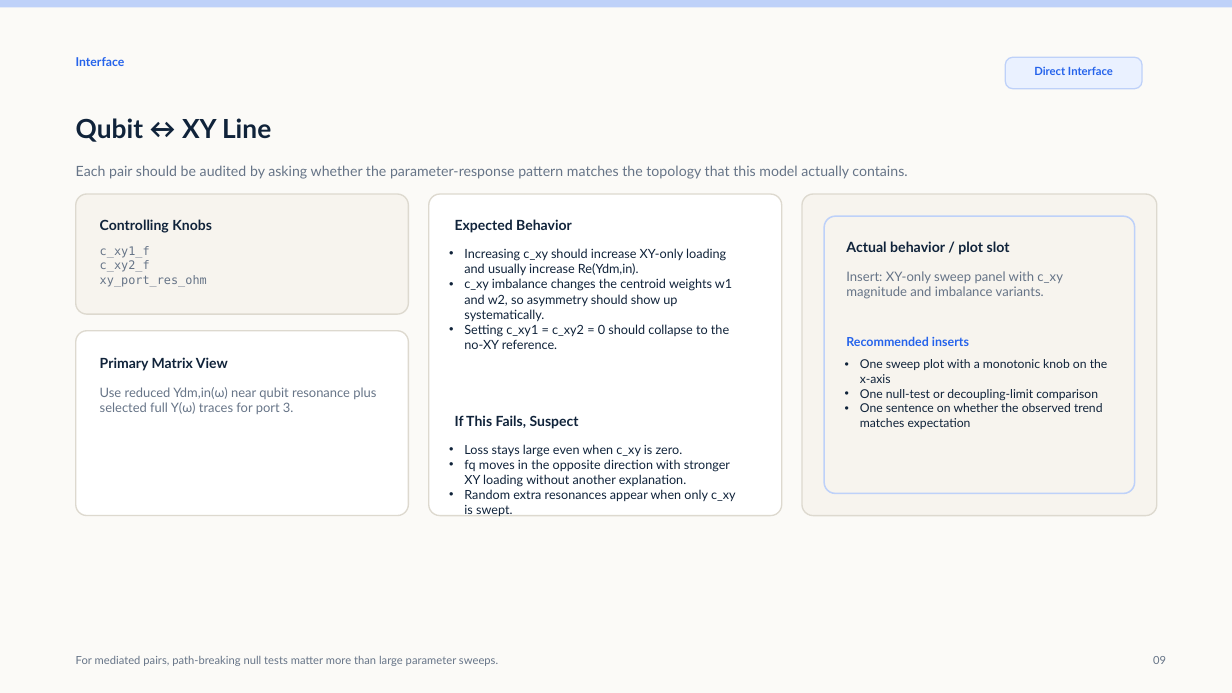
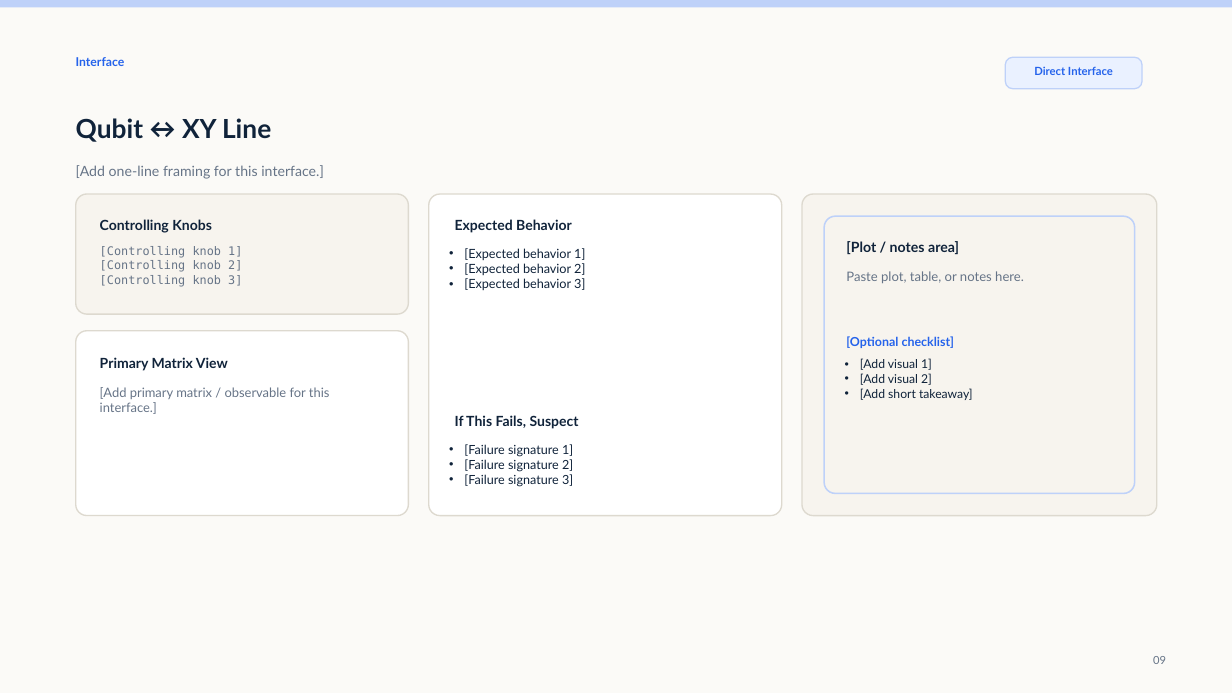
Before and after one commit to arfiligol/superconducting-circuits-research-workbench, a slide deck: slide 9 of sandbox/qubit_external_coupling_analysis/outputs/slides/parameter_response_vv/output/qeca_parameter_response_vv_report.pptx. Drawn at 1232x693 pixels with LibreOffice and Linux fonts; fonts in the diff are those of the drawing. Boxes give left, top, right and bottom in pixels: in the first picture for what was removed or moved away, otherwise in the second. Text is boxed around its words. In the diff, an @@ line names an element or a change of style, - is before the commit and + after.

```diff
--- a/sandbox/qubit_external_coupling_analysis/outputs/slides/parameter_response_vv/output/qeca_parameter_response_vv_report.pptx
+++ b/sandbox/qubit_external_coupling_analysis/outputs/slides/parameter_response_vv/output/qeca_parameter_response_vv_report.pptx
@@ text at (76,165,324,179): text changed @@
-Each pair should be audited by asking whether the parameter-response pattern matches the topology that this model actually contains.
+[Add one-line framing for this interface.]
@@ text at (100,246,242,287): text changed @@
-c_xy1_f
-c_xy2_f
-xy_port_res_ohm
+[Controlling knob 1]
+[Controlling knob 2]
+[Controlling knob 3]
@@ text at (464,248,585,290): text changed @@
-• Increasing c_xy should increase XY-only loading and usually increase Re(Ydm,in).
-• c_xy imbalance changes the centroid weights w1 and w2, so asymmetry should show up systematically.
-• Setting c_xy1 = c_xy2 = 0 should collapse to the no-XY reference.
+• [Expected behavior 1]
+• [Expected behavior 2]
+• [Expected behavior 3]
@@ text at (846,241,959,254): text changed @@
-Actual behavior / plot slot
+[Plot / notes area]
@@ text at (846,271,1024,283): text changed @@
-Insert: XY-only sweep panel with c_xy magnitude and imbalance variants.
+Paste plot, table, or notes here.
@@ text at (846,336,955,348): text changed @@
-Recommended inserts
+[Optional checklist]
@@ text at (860,358,973,400): text changed @@
-• One sweep plot with a monotonic knob on the x-axis
-• One null-test or decoupling-limit comparison
-• One sentence on whether the observed trend matches expectation
+• [Add visual 1]
+• [Add visual 2]
+• [Add short takeaway]
@@ text at (100,387,330,414): text changed @@
-Use reduced Ydm,in(ω) near qubit resonance plus selected full Y(ω) traces for port 3.
+[Add primary matrix / observable for this interface.]
@@ text at (464,444,573,487): text changed @@
-• Loss stays large even when c_xy is zero.
-• fq moves in the opposite direction with stronger XY loading without another explanation.
-• Random extra resonances appear when only c_xy is swept.
+• [Failure signature 1]
+• [Failure signature 2]
+• [Failure signature 3]
@@ text removed at (76,656,498,666) @@
-For mediated pairs, path-breaking null tests matter more than large parameter sweeps.
```
Also in this commit, not shown: 10 other slides changed, 4 slides added, 4 slides removed, 2 other files.
